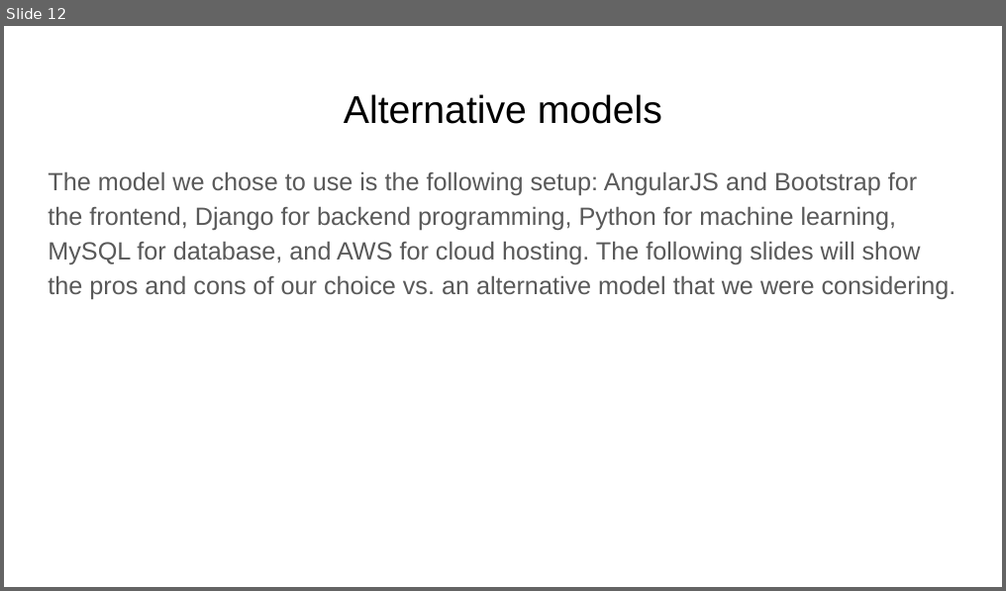
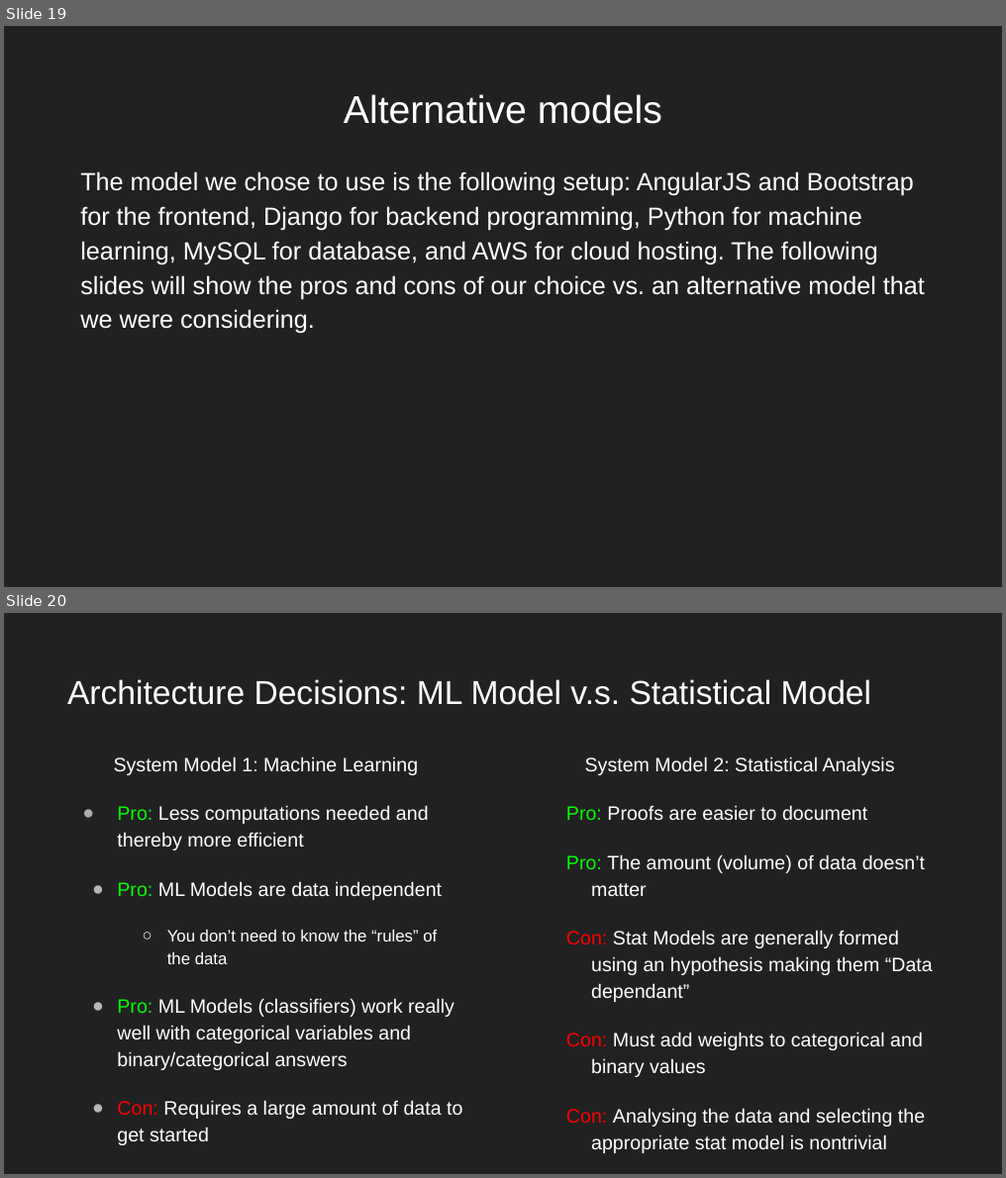
Before and after one commit to nreader72/NostraDomicile, a slide deck: docs/NostraDomicile.pptx. Shown one above the other, each under a label of ours: slide 12 before the commit, slides 19 and 20 after it. The pictures are 1006x591 and 1006x1178 pixels, drawn with LibreOffice and Linux fonts; fonts in the diff are those of the drawing; background and template pictures are left out. Boxes give left, top, right and bottom in pixels: in the first picture for what was removed or moved away, otherwise in the second. Text is boxed around its words. In the diff, an @@ line names an element or a change of style, - is before the commit and + after.

```diff
--- a/docs/NostraDomicile.pptx
+++ b/docs/NostraDomicile.pptx
@@ slide 20 added at (4, 613, 1002, 1174), background picture (left out) @@
@@ title added at (67, 679, 872, 705), 24 pt, text #FFFFFF @@
+Architecture Decisions: ML Model v.s. Statistical Model
@@ text added at (114, 757, 462, 1119), 14 pt, text #FFFFFF @@
+System Model 1: Machine Learning
+● Pro: Less computations needed and thereby more efficient
+● Pro: ML Models are data independent
+  ○ You don’t need to know the “rules” of the data
+● Pro: ML Models (classifiers) work really well with categorical variables and binary/categorical answers
+● Con: Requires a large amount of data to get started
@@ text added at (566, 757, 933, 1127), 14 pt, text #FFFFFF @@
+System Model 2: Statistical Analysis
+Pro: Proofs are easier to document
+Pro: The amount (volume) of data doesn’t matter
+Con: Stat Models are generally formed using an hypothesis making them “Data dependant”
+Con: Must add weights to categorical and binary values
+Con: Analysing the data and selecting the appropriate stat model is nontrivial
@@ what was slide 12 is now slide 19 @@
@@ slide 19 changed as well @@
@@ background #FFFFFF to picture (left out) @@
@@ title "Alternative models" at (344, 94, 662, 124): text colour #000000 to #FFFFFF @@
@@ text "The model we chose to ...": place and size @@
-text "The model we chose to ..." at (48, 172, 956, 299)
+text "The model we chose to ..." at (80, 172, 925, 334)
@@ text "The model we chose to ..." at (80, 172, 925, 334): text colour #595959 to #FFFFFF @@
```
Also in this commit, not shown: 7 other slides changed, 17 other slides added, 9 slides removed.
